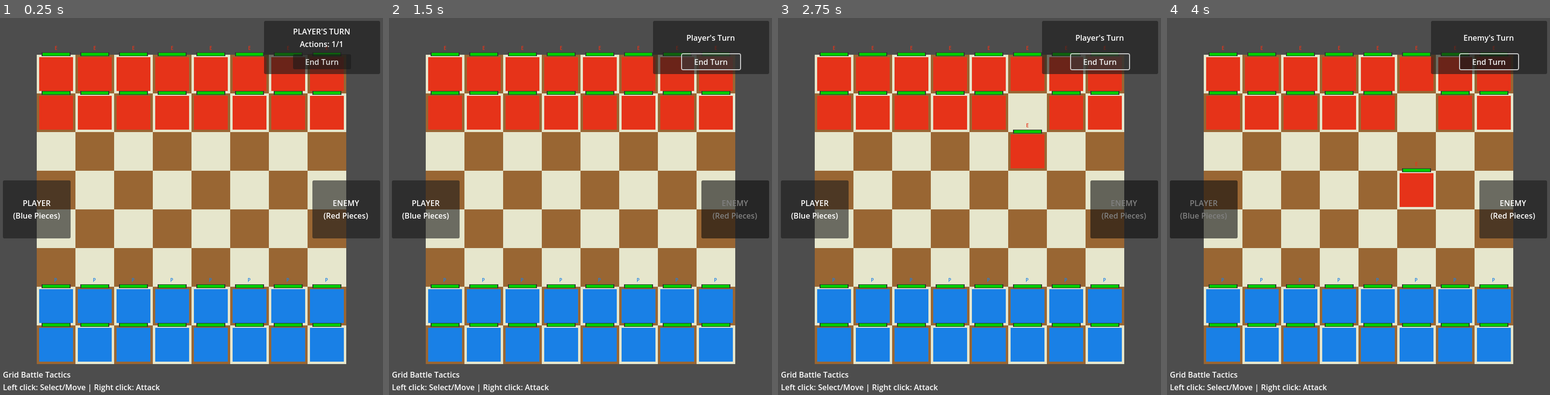
Above: before the commit, frames 1-4 (left to right).
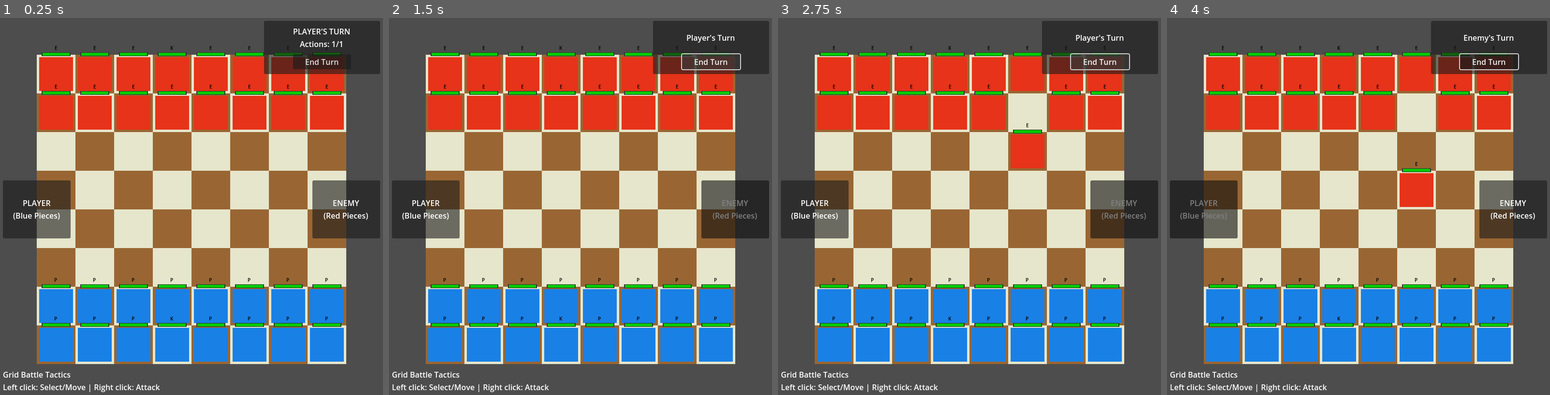
Above: after the commit, the same moments.

Repository: charlesbalcony/grid-game2.0
Game: Godot game, scene res://scenes/Main.tscn
The game is run twice, just before and just after one commit, with the same random seed, the same clock (stepped at 60 frames per second) and the same inputs.
Inputs (mouse positions are in pixels of both pictures, inside the frame that each line leads up to):
- Up to frame 1 (0.25 s): no input
- Up to frame 2 (1.5 s): click "End Turn" at 0.5 s; click "End Turn" at 1.25 s
- Up to frame 3 (2.75 s): click "End Turn" at 2 s
- Up to frame 4 (4 s): tap Enter at 2.75 s; move the mouse to (1442, 191) at 2.77 s; click (1442, 191) at 2.92 s; tap Space at 3.5 s; move the mouse to (1281, 229) at 3.52 s; click (1281, 229) at 3.67 s

The runs differ from the first frame. In frame 1, 0.1% of the frame differs, in the area x 14-86%, y 7-81%; in frame 2, 0.1%; in frame 3, 0.1%; in frame 4, 0.1%.

Commit message:
pretty good basic combat game to game over point. Just need to make it more fun and strategic and add the souls like game play loop

Diff:
--- a/my-first-game/scripts/GameBoard.gd
+++ b/my-first-game/scripts/GameBoard.gd
@@ -22,6 +22,7 @@
 var end_turn_button = null
 var player_indicator = null
 var enemy_indicator = null
+var ai_timer = null  # Store AI timer to cancel if needed
 
 func _ready():
 	# Initialize components
@@ -42,6 +43,7 @@
 	if game_manager:
 		game_manager.turn_changed.connect(_on_turn_changed)
 		game_manager.actions_used_up.connect(_on_actions_used_up)
+		game_manager.game_over.connect(_on_game_over)
 	if end_turn_button:
 		end_turn_button.pressed.connect(_on_end_turn_pressed)
 
@@ -57,6 +59,7 @@
 	piece_manager = PieceManager.new()
 	piece_manager.set_parent_node(self)
 	piece_manager.set_grid_system(grid_system)
+	piece_manager.piece_died.connect(_on_piece_died)
 	add_child(piece_manager)
 
 	input_handler = InputHandler.new()
@@ -67,6 +70,7 @@
 
 	ui_manager = UIManager.new()
 	ui_manager.set_parent_node(self)
+	ui_manager.set_grid_system(grid_system)
 	add_child(ui_manager)
 
 	# Wire ui_manager to input_handler
@@ -122,11 +126,11 @@
 	var damage = 0
 	match attack_type.to_lower():
 		"basic":
-			damage = 25
+			damage = 50
 		"heavy":
-			damage = 40
+			damage = 50
 		"quick":
-			damage = 15
+			damage = 50
 
 	# Apply damage
 	print("Target piece structure: ", target)
@@ -162,17 +166,51 @@
 	input_handler.set_mode("MOVE")
 
 func check_win_condition():
-	var player_pieces = piece_manager.get_pieces_by_team(0)
-	var enemy_pieces = piece_manager.get_pieces_by_team(1)
+	var player_pieces = piece_manager.get_pieces_by_team("player")
+	var enemy_pieces = piece_manager.get_pieces_by_team("enemy")
+
+	# Check for king deaths first - this is an immediate game over condition
+	var player_has_king = false
+	var enemy_has_king = false
+
+	for piece_data in player_pieces:
+		if piece_data.piece_node.piece_type == "king":
+			player_has_king = true
+			break
+
+	for piece_data in enemy_pieces:
+		if piece_data.piece_node.piece_type == "king":
+			enemy_has_king = true
+			break
+
+	# King death = immediate game over
+	if not player_has_king:
+		print("Player's King has fallen! Enemy wins!")
+		game_manager.end_game("Enemy", "king_death")
+		return
+	elif not enemy_has_king:
+		print("Enemy's King has fallen! Player wins!")
+		game_manager.end_game("Player", "king_death")
+		return
+
+	# Traditional win condition - all pieces destroyed
+	print("Win condition check: Player pieces: ", player_pieces.size(), ", Enemy pieces: ", enemy_pieces.size())
 
 	if player_pieces.is_empty():
 		print("Enemy wins!")
-		game_manager.end_game("Enemy")
+		game_manager.end_game("Enemy", "elimination")
 	elif enemy_pieces.is_empty():
 		print("Player wins!")
-		game_manager.end_game("Player")
+		game_manager.end_game("Player", "elimination")
 
 func _on_turn_changed(player_index):
+	print("=== TURN CHANGED to: ", player_index, " ===")
+
+	# Cancel any existing AI timer
+	if ai_timer:
+		print("Cancelling existing AI timer")
+		ai_timer = null
+
 	# Update turn display
 	if turn_label:
 		if player_index == "player":
@@ -190,15 +228,37 @@
 
 	# Handle enemy turn
 	if player_index == "enemy":
+		print("Starting enemy turn with 1.5s delay...")
 		# AI turn with delay for better pacing
-		var timer = get_tree().create_timer(1.5)
-		timer.timeout.connect(func(): ai_system.process_enemy_turn(game_manager))
+		ai_timer = get_tree().create_timer(1.5)
+		ai_timer.timeout.connect(func():
+			print("Timer finished, calling AI...")
+			if ai_timer:  # Check if timer is still valid
+				ai_timer = null
+				ai_system.process_enemy_turn(game_manager)
+		)
 
 func _on_actions_used_up():
 	print("All actions used up for this turn")
 	# Turn switching is already handled by game_manager.use_action()
 	# Don't call force_end_turn() here to avoid double switching
 
+func _on_piece_died(piece):
+	"""Handle when any piece dies - check for game over"""
+	print("Piece died: ", piece.piece_type, " (", piece.team, ")")
+	check_win_condition()
+
+func _on_game_over(winner: String, reason: String = "elimination"):
+	"""Handle game over - show victory/defeat screen"""
+	print("GAME OVER! Winner: ", winner, " (Reason: ", reason, ")")
+
+	# Stop AI processing
+	if ai_system:
+		ai_system.set_process(false)
+
+	# Show game over UI
+	ui_manager.show_game_over(winner, reason)
+
 func _on_end_turn_pressed():
 	print("End turn button pressed")
 	if game_manager:
--- a/my-first-game/scripts/components/GameBoardAI.gd
+++ b/my-first-game/scripts/components/GameBoardAI.gd
@@ -30,15 +30,21 @@
 
 func process_enemy_turn(game_manager):
 	"""Main AI function - processes one enemy action per turn"""
+	print("AI process_enemy_turn called. Game manager exists: ", game_manager != null)
+	if game_manager:
+		print("Current team: ", game_manager.get_current_team())
+
 	if not game_manager or game_manager.get_current_team() != "enemy":
 		return
 
 	if not piece_manager:
+		print("AI: No piece manager!")
 		return
 
 	# Get all enemy pieces
 	var enemy_pieces = piece_manager.get_pieces_by_team("enemy")
 	if enemy_pieces.is_empty():
+		print("AI: No enemy pieces found!")
 		return
 
 	print("AI has ", enemy_pieces.size(), " pieces available")
@@ -199,7 +205,7 @@
 		"accuracy": get_attack_accuracy(attack_type)
 	}
 
-	print("AI attacking with ", attack_type, " attack")
+	print("AI attacking with ", attack_type, " attack using ", attacker_data.get("piece_type", "piece"), " at ", attacker_data.position)
 
 	# Perform the attack using positions (delegate to parent)
 	# The attack will use an action automatically
@@ -235,11 +241,11 @@
 	"""Get base damage for an attack type"""
 	match attack_type:
 		"basic":
-			return 25
+			return 50
 		"heavy":
-			return 40
+			return 50
 		"quick":
-			return 15
+			return 50
 		_:
 			return 25
 
--- a/my-first-game/scripts/components/InputHandler.gd
+++ b/my-first-game/scripts/components/InputHandler.gd
@@ -173,9 +173,7 @@
 					if parent_node and parent_node.has_method("perform_attack"):
 						parent_node.perform_attack(selected_position, grid_pos, selected_piece.selected_attack)
 
-					# Use an action
-					if game_manager:
-						game_manager.use_action()
+					# Action usage is handled by perform_attack() in GameBoard
 
 					piece_manager.clear_selection()
 					set_mode("MOVE")
--- a/my-first-game/scripts/components/PieceManager.gd
+++ b/my-first-game/scripts/components/PieceManager.gd
@@ -40,14 +40,22 @@
 	# Setup enemy pieces (red) on rows 0 and 1 (top)
 	for row in range(2):
 		for col in range(8):  # Use literal instead of GridSystem.GRID_SIZE
-			create_piece(Vector2(col, row), ENEMY_COLOR, "enemy")
+			# Place King in center-back position (col 3, row 0)
+			if row == 0 and col == 3:
+				create_piece(Vector2(col, row), ENEMY_COLOR, "enemy", "king")
+			else:
+				create_piece(Vector2(col, row), ENEMY_COLOR, "enemy", "warrior")
 
 	# Setup player pieces (blue) on rows 6 and 7 (bottom)
 	for row in range(6, 8):
 		for col in range(8):  # Use literal instead of GridSystem.GRID_SIZE
-			create_piece(Vector2(col, row), PLAYER_COLOR, "player")
-
-func create_piece(grid_pos: Vector2, color: Color, team: String):
+			# Place King in center-back position (col 3, row 7)
+			if row == 7 and col == 3:
+				create_piece(Vector2(col, row), PLAYER_COLOR, "player", "king")
+			else:
+				create_piece(Vector2(col, row), PLAYER_COLOR, "player", "warrior")
+
+func create_piece(grid_pos: Vector2, color: Color, team: String, piece_type: String = "warrior"):
 	"""Create a new piece at the specified position"""
 	if not parent_node or not grid_system:
 		return
@@ -58,8 +66,23 @@
 
 	# Set piece properties
 	piece_instance.team = team
+	piece_instance.piece_type = piece_type
 	piece_instance.position = grid_system.grid_to_world_pos(grid_pos) + Vector2(grid_system.TILE_SIZE/2, grid_system.TILE_SIZE/2)
 	piece_instance.set_grid_position(grid_pos)
+
+	# Configure piece based on type
+	if piece_type == "king":
+		# Kings have different stats
+		piece_instance.max_health = 120
+		piece_instance.current_health = 120
+		piece_instance.attack_power = 35
+		piece_instance.defense = 10
+	else:
+		# Default warrior stats
+		piece_instance.max_health = 100
+		piece_instance.current_health = 100
+		piece_instance.attack_power = 25
+		piece_instance.defense = 0
 
 	# Connect signals
 	piece_instance.piece_died.connect(_on_piece_died)
@@ -199,10 +222,11 @@
 	if not is_position_occupied(from_pos):
 		return false
 
-	# For now, allow movement to any adjacent position
+	# For now, allow movement to adjacent positions including diagonals
 	# This can be enhanced with piece-specific movement rules
-	var distance = grid_system.get_manhattan_distance(from_pos, to_pos)
-	return distance == 1
+	var manhattan_distance = grid_system.get_manhattan_distance(from_pos, to_pos)
+	var euclidean_distance = grid_system.get_distance(from_pos, to_pos)
+	return manhattan_distance <= 2 and euclidean_distance <= 1.5
 
 func get_selected_piece():
 	"""Get the currently selected piece"""
--- a/my-first-game/scripts/components/UIManager.gd
+++ b/my-first-game/scripts/components/UIManager.gd
@@ -10,6 +10,7 @@
 
 var attack_ui = null
 var attack_highlights = []
+var game_over_overlay = null  # Store reference to game over screen
 
 var parent_node = null
 var grid_system = null
@@ -23,7 +24,7 @@
 
 func set_grid_system(grid):
 	"""Set reference to the grid system"""
-	pass
+	grid_system = grid
 
 func create_attack_ui():
 	"""Create the attack selection UI (initially hidden)"""
@@ -253,3 +254,75 @@
 		else:
 			player_indicator.modulate = Color(0.5, 0.5, 0.5)
 			enemy_indicator.modulate = Color.WHITE
+
+func show_game_over(winner: String, reason: String = "elimination"):
+	"""Show game over screen"""
+	if not parent_node:
+		return
+
+	# Clear any existing game over screen
+	clear_game_over()
+
+	# Create game over overlay
+	game_over_overlay = ColorRect.new()
+	game_over_overlay.color = Color(0, 0, 0, 0.8)
+	game_over_overlay.set_anchors_and_offsets_preset(Control.PRESET_FULL_RECT)
+	game_over_overlay.z_index = 10
+
+	# Create game over panel
+	var panel = Panel.new()
+	panel.size = Vector2(400, 200)
+	panel.position = Vector2(200, 150)
+	panel.z_index = 11
+
+	var vbox = VBoxContainer.new()
+	vbox.position = Vector2(20, 20)
+	vbox.size = Vector2(360, 160)
+
+	# Title
+	var title = Label.new()
+	title.text = "GAME OVER!"
+	title.add_theme_font_size_override("font_size", 32)
+	title.horizontal_alignment = HORIZONTAL_ALIGNMENT_CENTER
+	vbox.add_child(title)
+
+	# Winner announcement
+	var winner_label = Label.new()
+	if winner.to_lower() == "player":
+		if reason == "king_death":
+			winner_label.text = "🎉 VICTORY! 🎉\nYou defeated the enemy King!"
+		else:
+			winner_label.text = "🎉 VICTORY! 🎉\nYou defeated all enemies!"
+		winner_label.modulate = Color.GREEN
+	else:
+		if reason == "king_death":
+			winner_label.text = "💀 DEFEAT 💀\nYour King has fallen!"
+		else:
+			winner_label.text = "💀 DEFEAT 💀\nAll your pieces were destroyed!"
+		winner_label.modulate = Color.RED
+
+	winner_label.add_theme_font_size_override("font_size", 18)
+	winner_label.horizontal_alignment = HORIZONTAL_ALIGNMENT_CENTER
+	vbox.add_child(winner_label)
+
+	# Restart button
+	var restart_button = Button.new()
+	restart_button.text = "Play Again"
+	restart_button.size = Vector2(150, 40)
+	restart_button.pressed.connect(func():
+		clear_game_over()  # Clear the game over screen before reloading
+		get_tree().reload_current_scene()
+	)
+	vbox.add_child(restart_button)
+
+	panel.add_child(vbox)
+	game_over_overlay.add_child(panel)
+
+	# Add to scene
+	parent_node.get_parent().add_child(game_over_overlay)
+
+func clear_game_over():
+	"""Clear any existing game over screen"""
+	if game_over_overlay and is_instance_valid(game_over_overlay):
+		game_over_overlay.queue_free()
+		game_over_overlay = null
--- a/my-first-game/scripts/game_manager.gd
+++ b/my-first-game/scripts/game_manager.gd
@@ -34,17 +34,21 @@
 		call_deferred("switch_turn")
 
 func switch_turn():
+	print("=== SWITCHING TURN from ", current_team, " ===")
 	actions_used = 0
 
 	if current_team == "player":
 		current_team = "enemy"
 		current_state = GameState.ENEMY_TURN
 		turn_count += 1
+		print("Switched to ENEMY turn, turn count: ", turn_count)
 	else:
 		current_team = "player"
 		current_state = GameState.PLAYER_TURN
+		print("Switched to PLAYER turn, turn count: ", turn_count)
 
 	print("Turn ", turn_count, ": ", current_team.capitalize(), "'s turn")
+	print("Emitting turn_changed signal with: ", current_team)
 	turn_changed.emit(current_team)
 
 func can_move_piece(team: String) -> bool:
@@ -53,10 +57,10 @@
 func can_perform_action(team: String) -> bool:
 	return current_team == team and current_state != GameState.GAME_OVER and actions_used < actions_per_turn
 
-func end_game(winner: String):
+func end_game(winner: String, reason: String = "elimination"):
 	current_state = GameState.GAME_OVER
-	game_over.emit(winner)
-	print("Game Over! Winner: ", winner.capitalize())
+	game_over.emit(winner, reason)
+	print("Game Over! Winner: ", winner.capitalize(), " (Reason: ", reason, ")")
 
 func get_current_team() -> String:
 	return current_team
--- a/my-first-game/scripts/game_piece.gd
+++ b/my-first-game/scripts/game_piece.gd
@@ -7,7 +7,7 @@
 @export var max_health: int = 100
 @export var current_health: int = 100
 @export var attack_power: int = 25
-@export var defense: int = 2
+@export var defense: int = 0
 @export var movement_range: int = 1
 
 var grid_position: Vector2
@@ -66,11 +66,17 @@
 	team_indicator.add_theme_font_size_override("font_size", 10)
 
 	if team == "player":
-		team_indicator.text = "P"
-		team_indicator.add_theme_color_override("font_color", Color(0.1, 0.5, 0.9))
+		if piece_type == "king":
+			team_indicator.text = "K"
+		else:
+			team_indicator.text = "P"
+		team_indicator.add_theme_color_override("font_color", Color.BLACK)
 	else:
-		team_indicator.text = "E"
-		team_indicator.add_theme_color_override("font_color", Color(0.9, 0.2, 0.1))
+		if piece_type == "king":
+			team_indicator.text = "K"
+		else:
+			team_indicator.text = "E"
+		team_indicator.add_theme_color_override("font_color", Color.BLACK)
 
 	team_indicator.name = "TeamIndicator"
 	add_child(team_indicator)
--- /dev/null
+++ b/my-first-game/scripts/systems/pieces/KingType.gd
@@ -0,0 +1,49 @@
+extends PieceType
+class_name KingType
+
+# King piece type - powerful but crucial leader unit
+
+func _init():
+	type_name = "King"
+	max_health = 120  # More health than warriors
+	base_attack_power = 35  # Stronger attacks
+	base_defense = 10  # Better defense
+	movement_range = 1  # Same movement as warriors
+	movement_type = MovementType.WALKING
+
+	# King attacks - more powerful versions
+	available_attacks = [
+		create_royal_strike(),
+		create_commanding_blow(),
+		create_defensive_strike()
+	]
+
+func create_royal_strike() -> AttackData:
+	var attack = AttackData.new()
+	attack.name = "Royal Strike"
+	attack.damage = 35
+	attack.range = 1
+	attack.accuracy = 0.85
+	attack.description = "Majestic attack with moderate damage"
+	attack.attack_type = AttackData.AttackType.MELEE
+	return attack
+
+func create_commanding_blow() -> AttackData:
+	var attack = AttackData.new()
+	attack.name = "Commanding Blow"
+	attack.damage = 50
+	attack.range = 1
+	attack.accuracy = 0.7
+	attack.description = "Powerful royal attack"
+	attack.attack_type = AttackData.AttackType.MELEE
+	return attack
+
+func create_defensive_strike() -> AttackData:
+	var attack = AttackData.new()
+	attack.name = "Defensive Strike"
+	attack.damage = 25
+	attack.range = 1
+	attack.accuracy = 0.95
+	attack.description = "Careful attack with high accuracy"
+	attack.attack_type = AttackData.AttackType.MELEE
+	return attack
